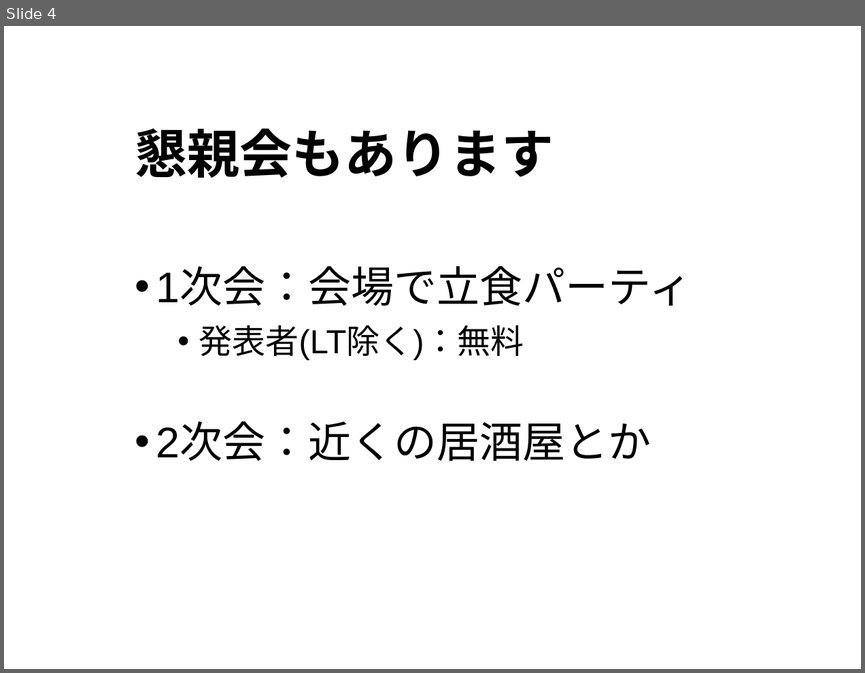
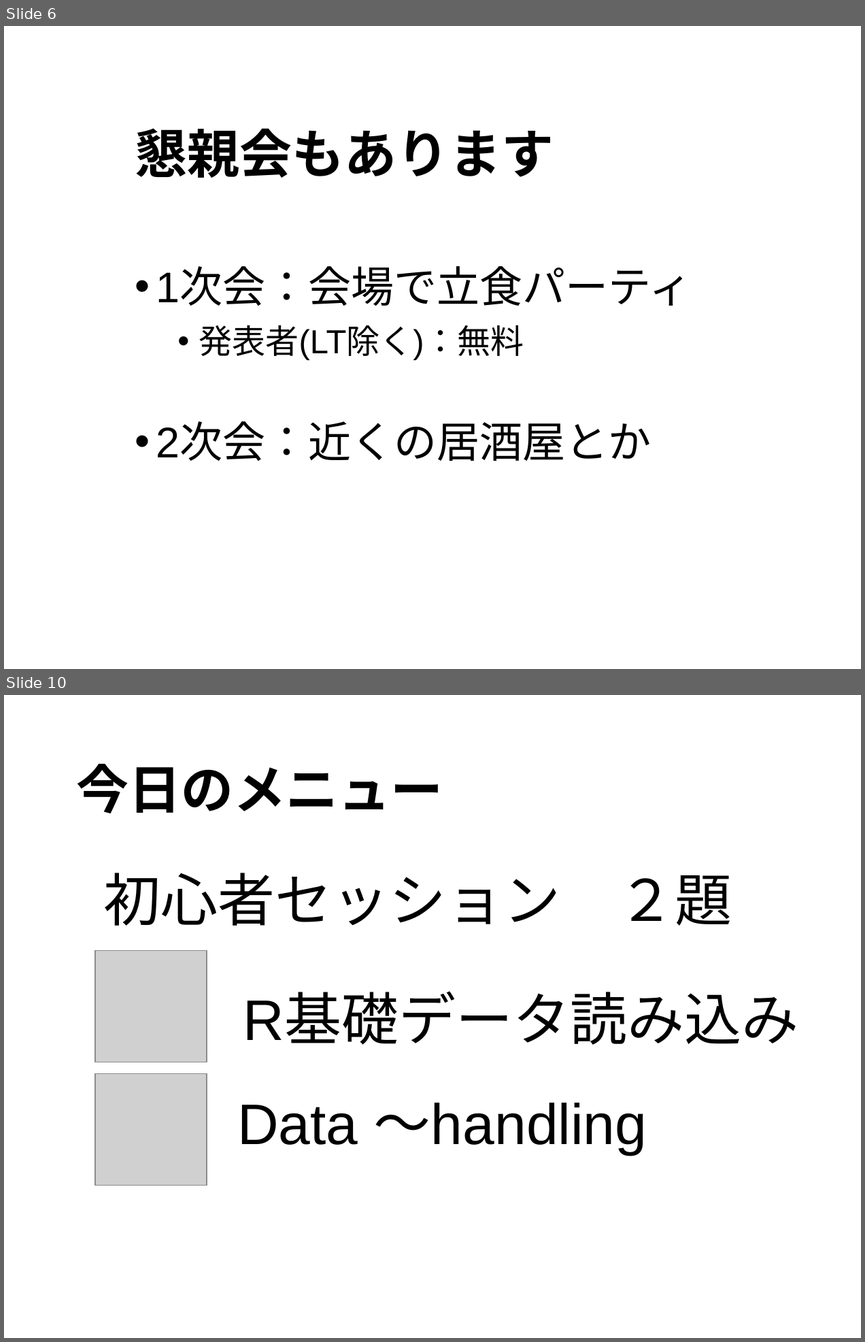
Before and after one commit to Kilometer0101/TokyoR80, a slide deck: TokyoR80_opening.pptx. Shown one above the other, each under a label of ours: slide 4 before the commit, slides 6 and 10 after it; the slides between them are not shown. The pictures are 865x673 and 865x1342 pixels, drawn with LibreOffice and Linux fonts; fonts in the diff are those of the drawing; grey boxes stand for pictures. Boxes give left, top, right and bottom in pixels: in the first picture for what was removed or moved away, otherwise in the second. Text is boxed around its words. In the diff, an @@ line names an element or a change of style, - is before the commit and + after.

```diff
--- a/TokyoR80_opening.pptx
+++ b/TokyoR80_opening.pptx
@@ slide 10 added at bbox=[4, 695, 861, 1338], background #FFFFFF @@
@@ text added at bbox=[76, 764, 443, 813], 44 pt, text #000000, bold @@
+今日のメニュー
@@ text added at bbox=[103, 872, 799, 1156], 48 pt, text #000000 @@
+初心者セッション ２題
+R基礎データ読み込み
+Data 〜handling
@@ picture added at bbox=[95, 950, 206, 1062] @@
@@ picture added at bbox=[95, 1074, 206, 1185] @@
@@ what was slide 4 is now slide 6 @@
```
Also in this commit, not shown: 1 slide changed, 6 other slides added, 1 slide removed, 1 other file.
